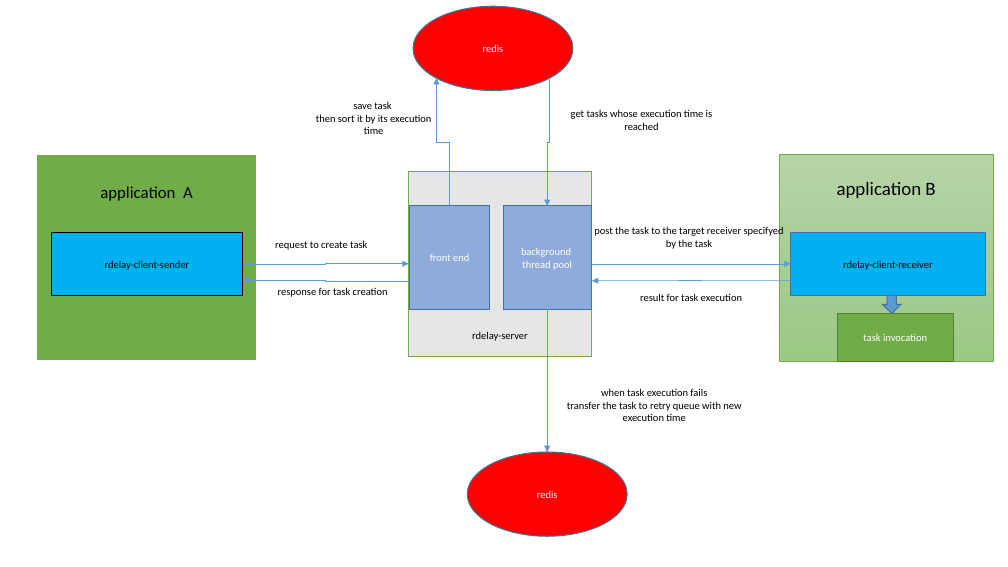
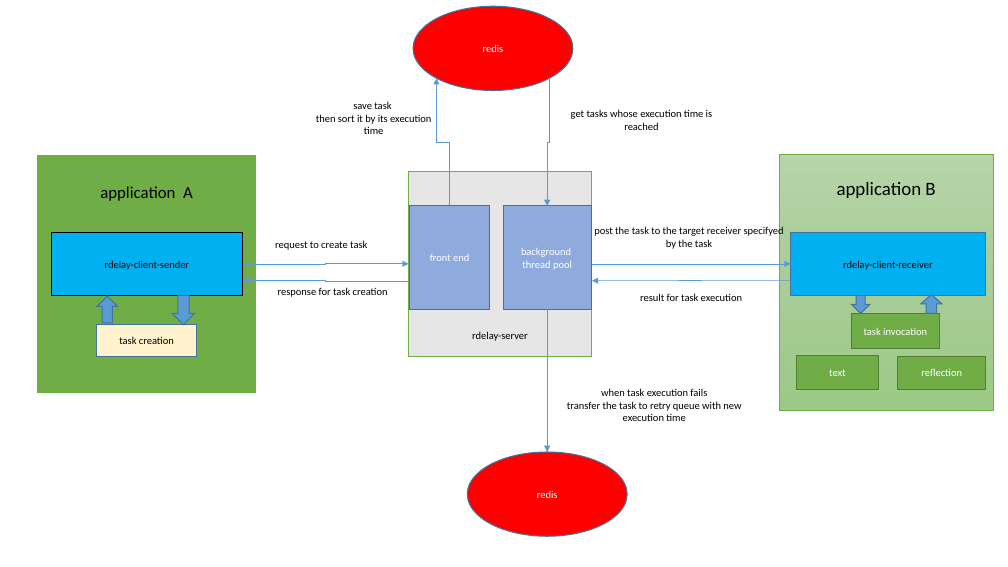
Before and after one commit to fenquen/rdelay, a slide deck: slide 1 of rdelay.pptx. Drawn at 1008x567 pixels with LibreOffice and Linux fonts; fonts in the diff are those of the drawing. Boxes give left, top, right and bottom in pixels: in the first picture for what was removed or moved away, otherwise in the second. Text is boxed around its words. In the diff, an @@ line names an element or a change of style, - is before the commit and + after.

```diff
--- a/rdelay.pptx
+++ b/rdelay.pptx
@@ rectangle: place and size @@
-rectangle at [36,154,257,361]
+rectangle at [36,154,257,394]
@@ rectangle: place and size @@
-rectangle at [780,155,994,361]
+rectangle at [780,155,994,411]
@@ right arrow added at [97,296,117,323], fill #5B9BD5, outline #43739E 1 pt @@
@@ right arrow added at [172,295,194,324], fill #5B9BD5, outline #43739E 1 pt @@
@@ down arrow: place and size @@
-down arrow at [882,296,901,314]
+down arrow at [851,296,870,314]
@@ down arrow added at [921,295,942,314], fill #5B9BD5, outline #43739E 1 pt @@
@@ rectangle added at [97,324,196,356], fill #FFF2CC, outline #43739E 1 pt, 10 pt, text #000000 @@
+task creation
@@ rectangle "task invocation": place and size @@
-rectangle "task invocation" at [838,314,954,361]
+rectangle "task invocation" at [851,314,939,349]
@@ rectangle added at [796,355,879,389], fill #70AD47, outline #538035 1 pt, 10 pt, text #FFFFFF @@
+text
@@ rectangle added at [898,356,986,389], fill #70AD47, outline #538035 1 pt, 10 pt, text #FFFFFF @@
+reflection
```
Also in this commit, not shown: 1 other file.
